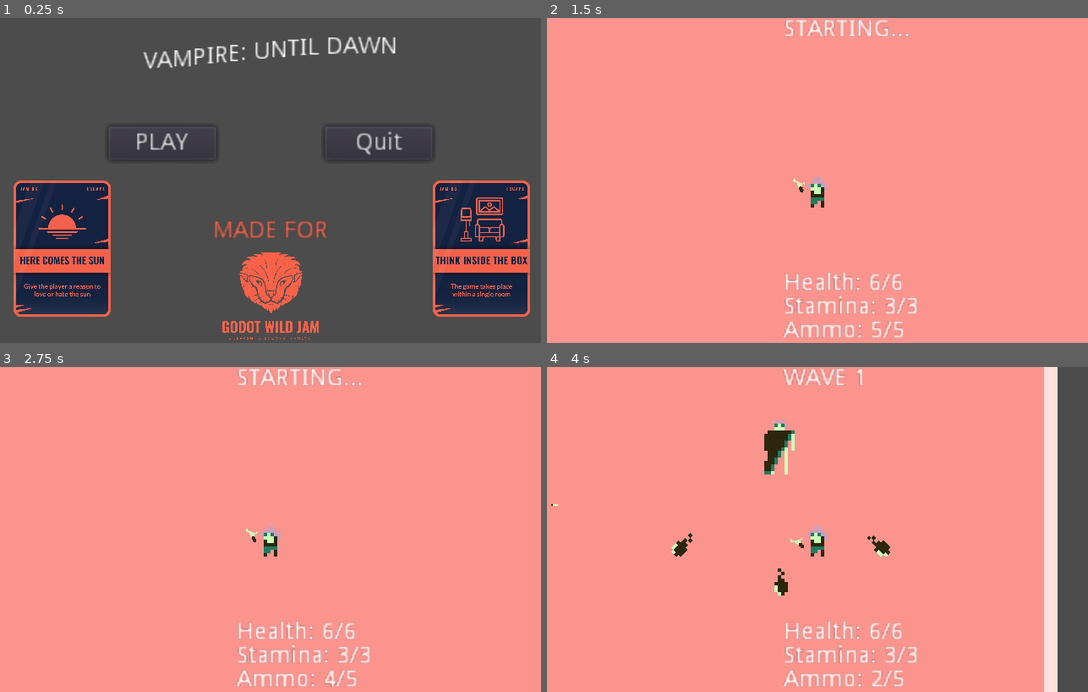
Above: before the commit, frames 1-4 (two rows, left to right).
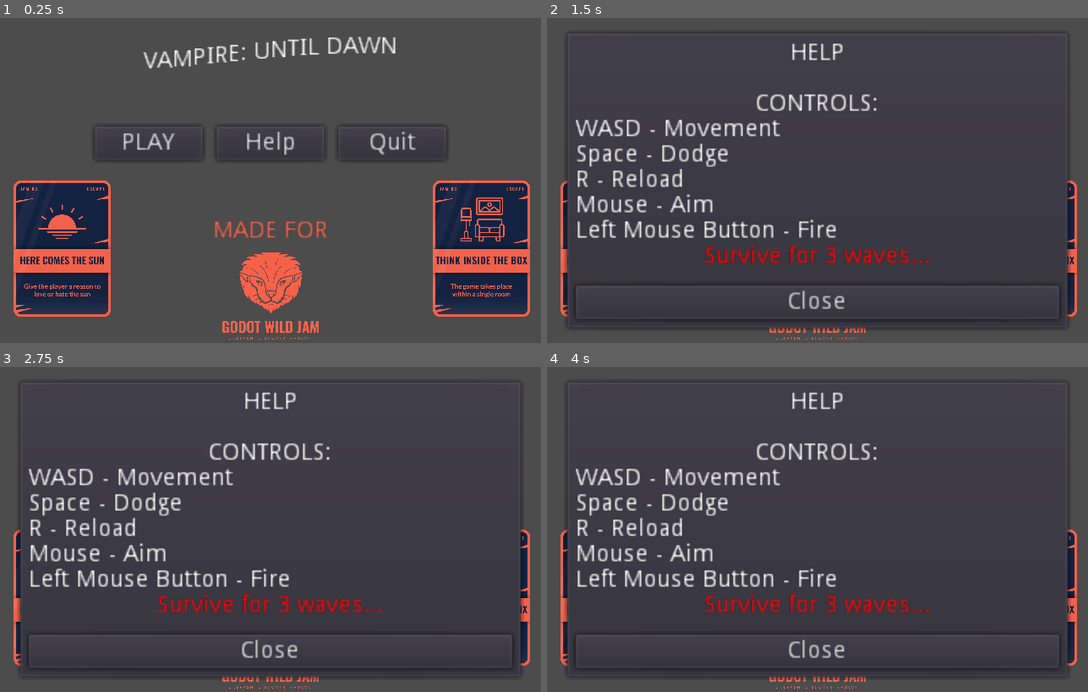
Above: after the commit, the same moments.

Repository: prezrenz/vampires-until-dawn
Game: Godot game, scene res://ui/MainMenu.tscn
The game is run twice, just before and just after one commit, with the same random seed, the same clock (stepped at 60 frames per second) and the same inputs.
Inputs (mouse positions are in pixels of both pictures, inside the frame that each line leads up to):
- Up to frame 1 (0.25 s): no input
- Up to frame 2 (1.5 s): click (817, 144) at 0.5 s, where only the run after the commit has a clickable "Help"; click "PLAY" at 1.25 s
- Up to frame 3 (2.75 s): click (151, 493) at 2 s, where only the run after the commit has a clickable "PLAY"
- Up to frame 4 (4 s): move the mouse to (936, 513) at 2.77 s; hold D (move_right) 2.78-3.53 s; click (936, 513) at 2.85 s; move the mouse to (709, 545) at 3.52 s; hold S (move_down) from 3.53 s (still down); click (709, 545) at 3.6 s

The runs differ from the first frame. In frame 1, 1.0% of the frame differs, in the area x 17-83%, y 33-45%; in frame 2, 100%, in the area x 0-100%, y 0-100%; in frame 3, 100%; in frame 4, 95%.

Commit message:
implement sounds and help

Diff:
--- a/Bullet.gd
+++ b/Bullet.gd
@@ -23,7 +23,9 @@
 #		queue_free()
 	if body.is_in_group("bats"):
 		body.queue_free()
+		$Hurt.play()
 	elif body.name == "Vampire":
 		var direction = body.position.direction_to(position)
 		body.damage(-direction)
+		$Hurt.play()
 	queue_free()
--- a/Bullet.tscn
+++ b/Bullet.tscn
@@ -1,7 +1,8 @@
-[gd_scene load_steps=4 format=2]
+[gd_scene load_steps=5 format=2]
 
 [ext_resource path="res://assets/bullet.png" type="Texture" id=1]
 [ext_resource path="res://Bullet.gd" type="Script" id=2]
+[ext_resource path="res://assets/sounds/hurt.wav" type="AudioStream" id=3]
 
 [sub_resource type="RectangleShape2D" id=1]
 extents = Vector2( 4, 1 )
@@ -22,5 +23,8 @@
 [node name="DespawnTimer" type="Timer" parent="."]
 autostart = true
 
+[node name="Hurt" type="AudioStreamPlayer" parent="."]
+stream = ExtResource( 3 )
+
 [connection signal="body_entered" from="." to="." method="_on_Bullet_body_entered"]
 [connection signal="timeout" from="DespawnTimer" to="." method="_on_DespawnTimer_timeout"]
--- a/Game.gd
+++ b/Game.gd
@@ -46,6 +46,7 @@
 
 
 func _on_WaveTimer_timeout():
+	$VampireRetreat.play()
 	get_node("Vampire").queue_free()
 
 	if current_wave == 3:
@@ -82,6 +83,7 @@
 
 
 func _on_Button_button_up():
+	$Select.play()
 	get_tree().change_scene("res://ui/MainMenu.tscn")
 
 
--- a/Game.tscn
+++ b/Game.tscn
@@ -1,8 +1,9 @@
-[gd_scene load_steps=17 format=2]
+[gd_scene load_steps=18 format=2]
 
 [ext_resource path="res://Player.tscn" type="PackedScene" id=1]
 [ext_resource path="res://assets/tileset.png" type="Texture" id=2]
 [ext_resource path="res://Game.gd" type="Script" id=3]
+[ext_resource path="res://assets/sounds/die_vampire.wav" type="AudioStream" id=4]
 
 [sub_resource type="ConvexPolygonShape2D" id=3]
 points = PoolVector2Array( 32, 0, 32, 8, 0, 8, 0, 0 )
@@ -286,6 +287,11 @@
 margin_bottom = 99.0
 text = "Return to Menu"
 
+[node name="Select" type="AudioStreamPlayer" parent="."]
+
+[node name="VampireRetreat" type="AudioStreamPlayer2D" parent="."]
+stream = ExtResource( 4 )
+
 [connection signal="died" from="Player" to="." method="_on_Player_died"]
 [connection signal="update_ammo" from="Player" to="." method="_on_Player_update_ammo"]
 [connection signal="update_dodges" from="Player" to="." method="_on_Player_update_dodges"]
--- a/Player.gd
+++ b/Player.gd
@@ -85,6 +85,7 @@
 
 	current_chamber -= 1
 	$Gun.fire()
+	$Fire.play()
 	emit_signal("update_ammo", current_chamber, current_ammo)
 
 
@@ -102,6 +103,7 @@
 	can_fire = false
 	$ReloadTimer.wait_time = default_reload_speed
 	$ReloadTimer.start()
+	$Pickup.play()
 	emit_signal("update_ammo", current_chamber, current_ammo)
 
 
@@ -113,11 +115,13 @@
 	speed = dodge_speed
 	$HitBox.set_monitoring(false)
 	$DodgeTimer.start()
+	$Dodge.play()
 	emit_signal("update_dodges", current_dodges, max_dodges)
 
 
 func die():
-	queue_free() # what happens?
+	queue_free()
+	$Die.play()
 	emit_signal("died")
 
 
@@ -128,6 +132,7 @@
 		return
 
 	knockback = direction * knockback_force
+	$Hurt.play()
 	emit_signal("update_health", current_health, max_health)
 
 
@@ -147,7 +152,6 @@
 
 
 func _on_HitBox_body_entered(body):
-	print(body)
 	if body.name == "Vampire":
 		var direction = body.position.direction_to(position)
 		damage(direction)
@@ -162,3 +166,4 @@
 		current_ammo += body.amount
 		emit_signal("update_ammo", current_chamber, current_ammo)
 		body.queue_free()
+		$Pickup.play()
--- a/Player.tscn
+++ b/Player.tscn
@@ -1,8 +1,13 @@
-[gd_scene load_steps=6 format=2]
+[gd_scene load_steps=11 format=2]
 
 [ext_resource path="res://assets/hunted.png" type="Texture" id=1]
 [ext_resource path="res://Player.gd" type="Script" id=2]
 [ext_resource path="res://Gun.tscn" type="PackedScene" id=3]
+[ext_resource path="res://assets/sounds/dodge.wav" type="AudioStream" id=4]
+[ext_resource path="res://assets/sounds/pickup.wav" type="AudioStream" id=5]
+[ext_resource path="res://assets/sounds/shoot.wav" type="AudioStream" id=6]
+[ext_resource path="res://assets/sounds/die.wav" type="AudioStream" id=7]
+[ext_resource path="res://assets/sounds/hurt.wav" type="AudioStream" id=8]
 
 [sub_resource type="RectangleShape2D" id=1]
 extents = Vector2( 5, 3.5 )
@@ -45,6 +50,21 @@
 [node name="DodgeRecoverTimer" type="Timer" parent="."]
 autostart = true
 
+[node name="Die" type="AudioStreamPlayer" parent="."]
+stream = ExtResource( 7 )
+
+[node name="Dodge" type="AudioStreamPlayer" parent="."]
+stream = ExtResource( 4 )
+
+[node name="Fire" type="AudioStreamPlayer" parent="."]
+stream = ExtResource( 6 )
+
+[node name="Pickup" type="AudioStreamPlayer" parent="."]
+stream = ExtResource( 5 )
+
+[node name="Hurt" type="AudioStreamPlayer" parent="."]
+stream = ExtResource( 8 )
+
 [connection signal="body_entered" from="HitBox" to="." method="_on_HitBox_body_entered"]
 [connection signal="timeout" from="ReloadTimer" to="." method="_on_ReloadTimer_timeout"]
 [connection signal="timeout" from="DodgeTimer" to="." method="_on_DodgeTimer_timeout"]
--- a/Vampire.gd
+++ b/Vampire.gd
@@ -12,7 +12,6 @@
 
 onready var player = get_tree().get_nodes_in_group("player")[0]
 onready var spawn_point = get_parent().get_node("VampireSpawn")
-
 
 var hits_taken = 0
 
--- a/Vampire.tscn
+++ b/Vampire.tscn
@@ -1,9 +1,10 @@
-[gd_scene load_steps=6 format=2]
+[gd_scene load_steps=7 format=2]
 
 [ext_resource path="res://assets/vampire.png" type="Texture" id=1]
 [ext_resource path="res://Vampire.gd" type="Script" id=2]
 [ext_resource path="res://BatSpawner.tscn" type="PackedScene" id=3]
 [ext_resource path="res://OrbSpawner.tscn" type="PackedScene" id=4]
+[ext_resource path="res://assets/sounds/hurt.wav" type="AudioStream" id=6]
 
 [sub_resource type="RectangleShape2D" id=1]
 extents = Vector2( 10, 12 )
@@ -28,5 +29,8 @@
 [node name="BatSpawnTimer" type="Timer" parent="."]
 wait_time = 2.0
 
+[node name="Hurt" type="AudioStreamPlayer" parent="."]
+stream = ExtResource( 6 )
+
 [connection signal="timeout" from="StateTimer" to="." method="_on_StateTimer_timeout"]
 [connection signal="timeout" from="BatSpawnTimer" to="." method="_on_BatSpawnTimer_timeout"]
--- a/ui/MainMenu.gd
+++ b/ui/MainMenu.gd
@@ -18,8 +18,20 @@
 
 
 func _on_PlayButton_button_up():
+	$Select.play()
 	get_tree().change_scene("res://Game.tscn")
 
 
 func _on_QuitButton_button_up():
+	$Select.play()
 	get_tree().quit(0)
+
+
+func _on_HelpButton_button_up():
+	$Select.play()
+	$HelpPanel.visible = true
+
+
+func _on_CloseHelpButton_button_up():
+	$Select.play()
+	$HelpPanel.visible = false
--- a/ui/MainMenu.tscn
+++ b/ui/MainMenu.tscn
@@ -1,9 +1,10 @@
-[gd_scene load_steps=5 format=2]
+[gd_scene load_steps=6 format=2]
 
 [ext_resource path="res://ui/MainMenu.gd" type="Script" id=1]
 [ext_resource path="res://assets/GWJ-Full-Logo-tag-4k.png" type="Texture" id=2]
 [ext_resource path="res://assets/then-the-morning-comes.png" type="Texture" id=3]
 [ext_resource path="res://assets/inside-box.png" type="Texture" id=4]
+[ext_resource path="res://assets/sounds/select.wav" type="AudioStream" id=5]
 
 [node name="MainMenu" type="Control"]
 anchor_right = 1.0
@@ -23,18 +24,25 @@
 [node name="PlayButton" type="Button" parent="."]
 anchor_left = 0.5
 anchor_right = 0.5
-margin_left = -96.0
+margin_left = -104.0
 margin_top = 64.0
-margin_right = -32.0
+margin_right = -40.0
 margin_bottom = 84.0
 text = "PLAY"
+
+[node name="HelpButton" type="Button" parent="."]
+margin_left = 128.0
+margin_top = 64.0
+margin_right = 192.0
+margin_bottom = 84.0
+text = "Help"
 
 [node name="QuitButton" type="Button" parent="."]
 anchor_left = 0.5
 anchor_right = 0.5
-margin_left = 32.0
+margin_left = 40.0
 margin_top = 64.0
-margin_right = 96.0
+margin_right = 104.0
 margin_bottom = 84.0
 text = "Quit"
 
@@ -76,5 +84,58 @@
 rect_scale = Vector2( 0.08, 0.08 )
 texture = ExtResource( 4 )
 
+[node name="Select" type="AudioStreamPlayer" parent="."]
+stream = ExtResource( 5 )
+
+[node name="HelpPanel" type="PanelContainer" parent="."]
+visible = false
+anchor_left = 0.5
+anchor_top = 0.5
+anchor_right = 0.5
+anchor_bottom = 0.5
+margin_left = -150.0
+margin_top = -89.0
+margin_right = 150.0
+margin_bottom = 89.0
+rect_min_size = Vector2( 300, 170 )
+
+[node name="VBoxContainer" type="VBoxContainer" parent="HelpPanel"]
+margin_left = 7.0
+margin_top = 7.0
+margin_right = 293.0
+margin_bottom = 171.0
+
+[node name="RichTextLabel" type="RichTextLabel" parent="HelpPanel/VBoxContainer"]
+margin_right = 286.0
+margin_bottom = 140.0
+rect_min_size = Vector2( 0, 140 )
+bbcode_enabled = true
+bbcode_text = "[center]HELP
+
+CONTROLS:[/center]
+WASD - Movement
+Space - Dodge
+R - Reload
+Mouse - Aim
+Left Mouse Button - Fire
+[color=red][b][i][center]Survive for 3 waves...[/center][/i][/b][/color]"
+text = "HELP
+
+CONTROLS:
+WASD - Movement
+Space - Dodge
+R - Reload
+Mouse - Aim
+Left Mouse Button - Fire
+Survive for 3 waves..."
+
+[node name="CloseHelpButton" type="Button" parent="HelpPanel/VBoxContainer"]
+margin_top = 144.0
+margin_right = 286.0
+margin_bottom = 164.0
+text = "Close"
+
 [connection signal="button_up" from="PlayButton" to="." method="_on_PlayButton_button_up"]
+[connection signal="button_up" from="HelpButton" to="." method="_on_HelpButton_button_up"]
 [connection signal="button_up" from="QuitButton" to="." method="_on_QuitButton_button_up"]
+[connection signal="button_up" from="HelpPanel/VBoxContainer/CloseHelpButton" to="." method="_on_CloseHelpButton_button_up"]
Not shown, added: assets/sounds/hurt.wav.import
Not shown, added: assets/sounds/hurt.wav
